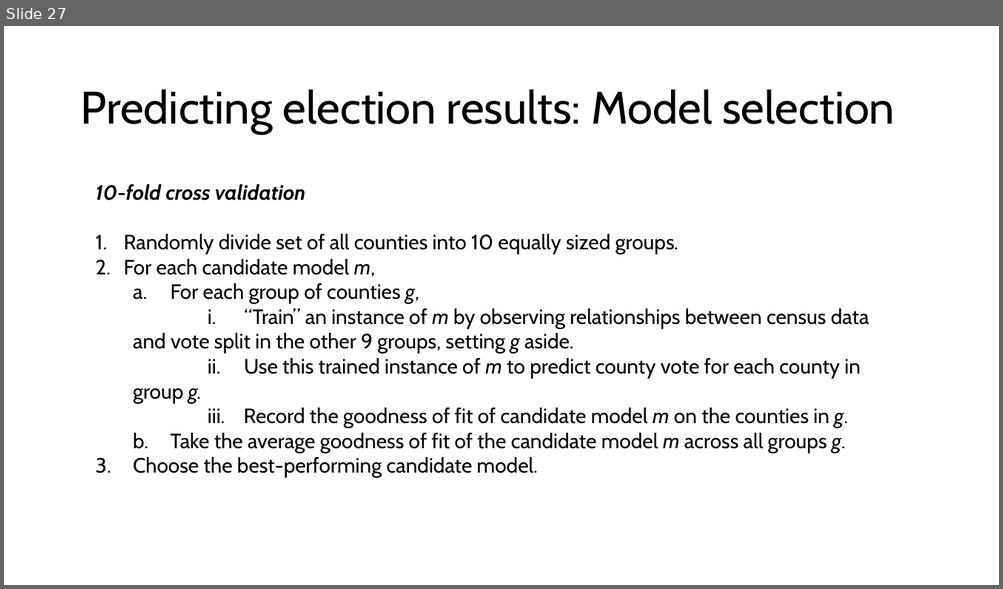
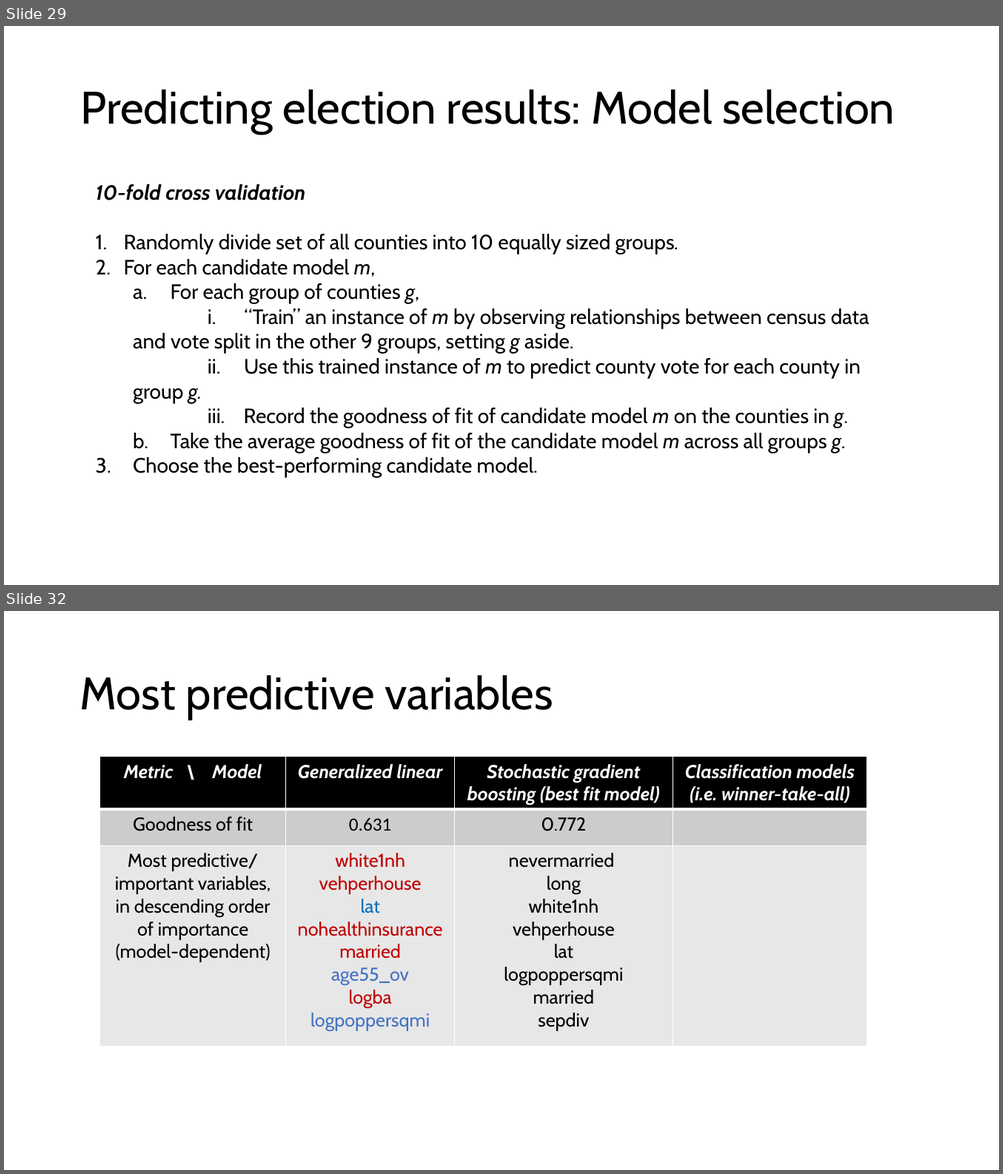
Before and after one commit to mosew/math650, a slide deck: votes/2000/Predicting 2000 Presidential Election Results.pptx. Shown one above the other, each under a label of ours: slide 27 before the commit, slides 29 and 32 after it; the slides between them are not shown. The pictures are 1003x589 and 1003x1174 pixels, drawn with LibreOffice and Linux fonts; fonts in the diff are those of the drawing. Boxes give left, top, right and bottom in pixels: in the first picture for what was removed or moved away, otherwise in the second. Text is boxed around its words. In the diff, an @@ line names an element or a change of style, - is before the commit and + after.

```diff
--- a/votes/2000/Predicting 2000 Presidential Election Results.pptx
+++ b/votes/2000/Predicting 2000 Presidential Election Results.pptx
@@ slide 32 added at (4,611,999,1170), background #FFFFFF @@
@@ title added at (79,675,553,720), 44 pt, text #000000 @@
+Most predictive variables
@@ table added at (100,757,868,1046), 3 rows, 4 columns @@
+Metric \ Model | Generalized linear | Stochastic gradient boosting (best fit model) | Classification models / (i.e. winner-take-all)
+Goodness of fit | 0.631 | 0.772 | 
+Most predictive/ / important variables, in descending order of importance / (model-dependent) | white1nh / vehperhouse / lat / nohealthinsurance / married / age55_ov / logba / logpoppersqmi | nevermarried / long / white1nh / vehperhouse / lat / logpoppersqmi / married / sepdiv | 
@@ what was slide 27 is now slide 29 @@
```
Also in this commit, not shown: 8 slides changed, 12 other slides added, 6 slides removed, 14 other files.
